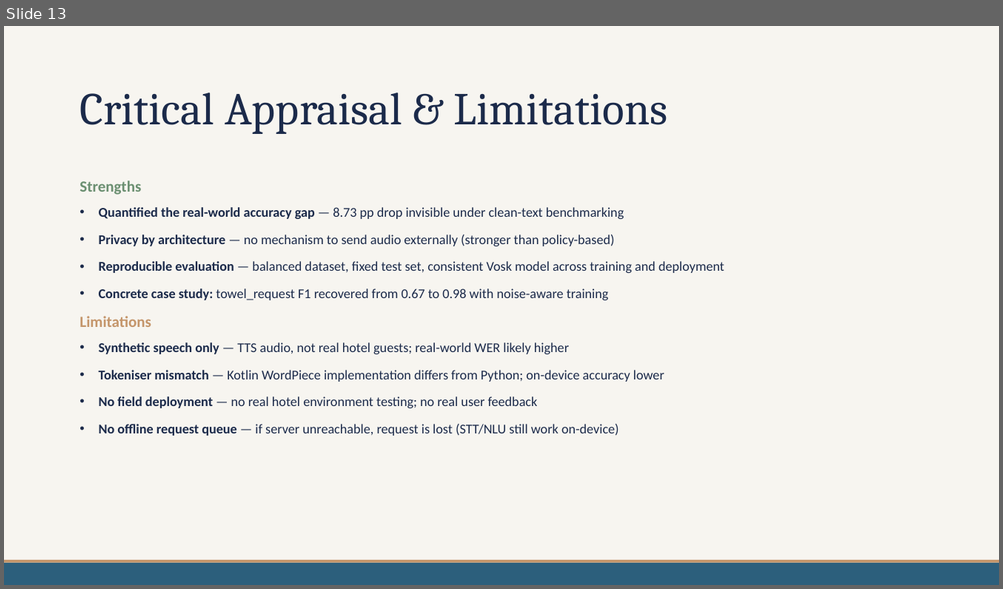
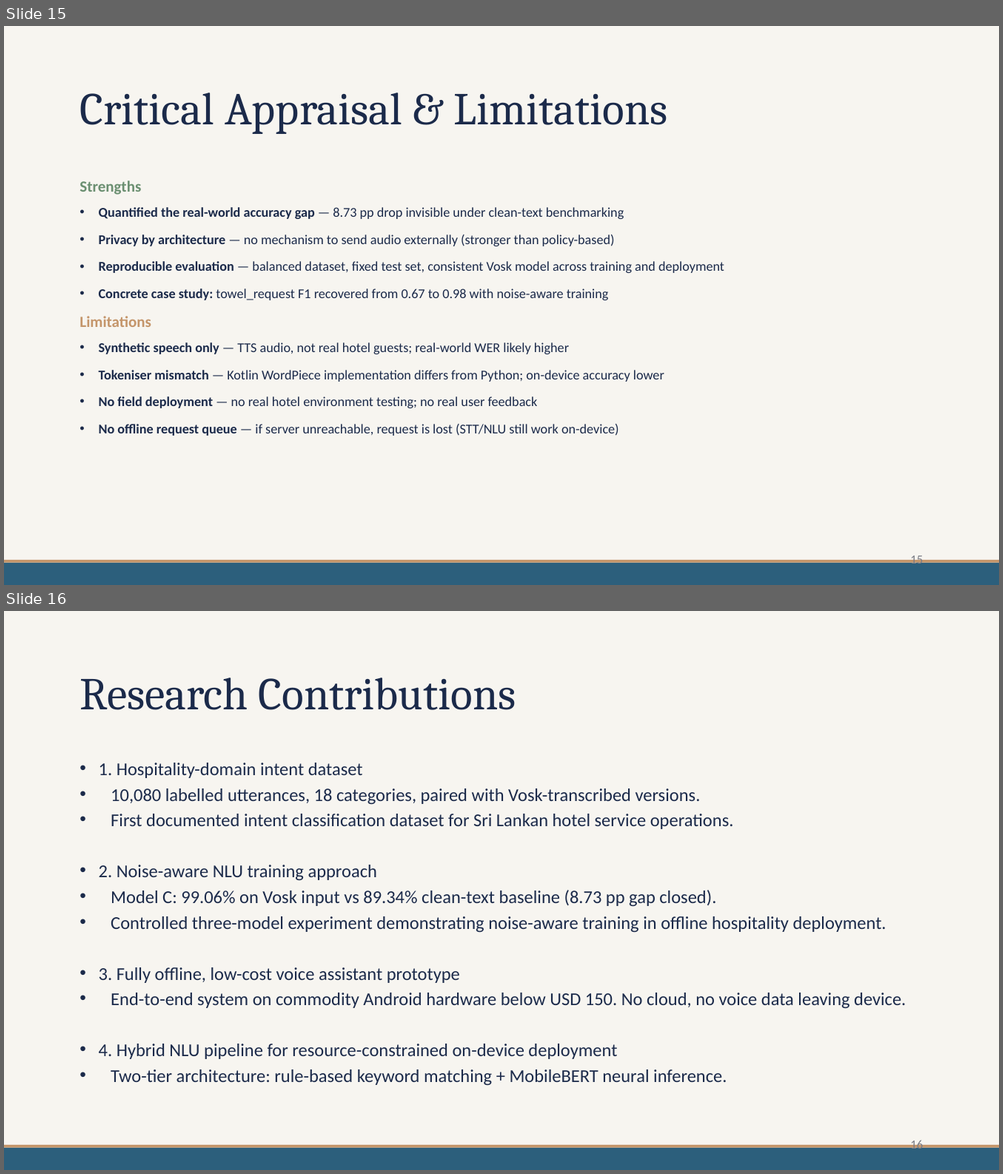
Before and after one commit to mdpw/msc-research, a slide deck: documents/Viva Presentation.pptx. Shown one above the other, each under a label of ours: slide 13 before the commit, slides 15 and 16 after it. The pictures are 1003x589 and 1003x1174 pixels, drawn with LibreOffice and Linux fonts; fonts in the diff are those of the drawing. Boxes give left, top, right and bottom in pixels: in the first picture for what was removed or moved away, otherwise in the second. Text is boxed around its words. In the diff, an @@ line names an element or a change of style, - is before the commit and + after.

```diff
--- a/documents/Viva Presentation.pptx
+++ b/documents/Viva Presentation.pptx
@@ slide 16 added at <box>4,611,999,1170</box>, background #F7F5F0; not listed: 2 template elements that a slide beside it also shows @@
@@ title added at <box>79,678,516,710</box>, 44 pt, text #1B2A4A @@
+Research Contributions
@@ text added at <box>99,763,905,1085</box>, 17.5 pt, text #1B2A4A @@
+• 1. Hospitality-domain intent dataset
+• 10,080 labelled utterances, 18 categories, paired with Vosk-transcribed versions.
+• First documented intent classification dataset for Sri Lankan hotel service operations.
+• 2. Noise-aware NLU training approach
+• Model C: 99.06% on Vosk input vs 89.34% clean-text baseline (8.73 pp gap closed).
+• Controlled three-model experiment demonstrating noise-aware training in offline hospitality deployment.
+• 3. Fully offline, low-cost voice assistant prototype
+• End-to-end system on commodity Android hardware below USD 150. No cloud, no voice data leaving device.
+• 4. Hybrid NLU pipeline for resource-constrained on-device deployment
+• Two-tier architecture: rule-based keyword matching + MobileBERT neural inference.
@@ page number added at <box>910,1139,922,1153</box>, 12 pt, text #7A7D86 @@
+16
@@ what was slide 13 is now slide 15 @@
@@ slide 15 changed as well @@
@@ page number added at <box>910,554,922,568</box>, 12 pt, text #7A7D86 @@
+15
```
Also in this commit, not shown: 12 other slides changed, 3 other slides added, 1 slide removed, 1 other file.
